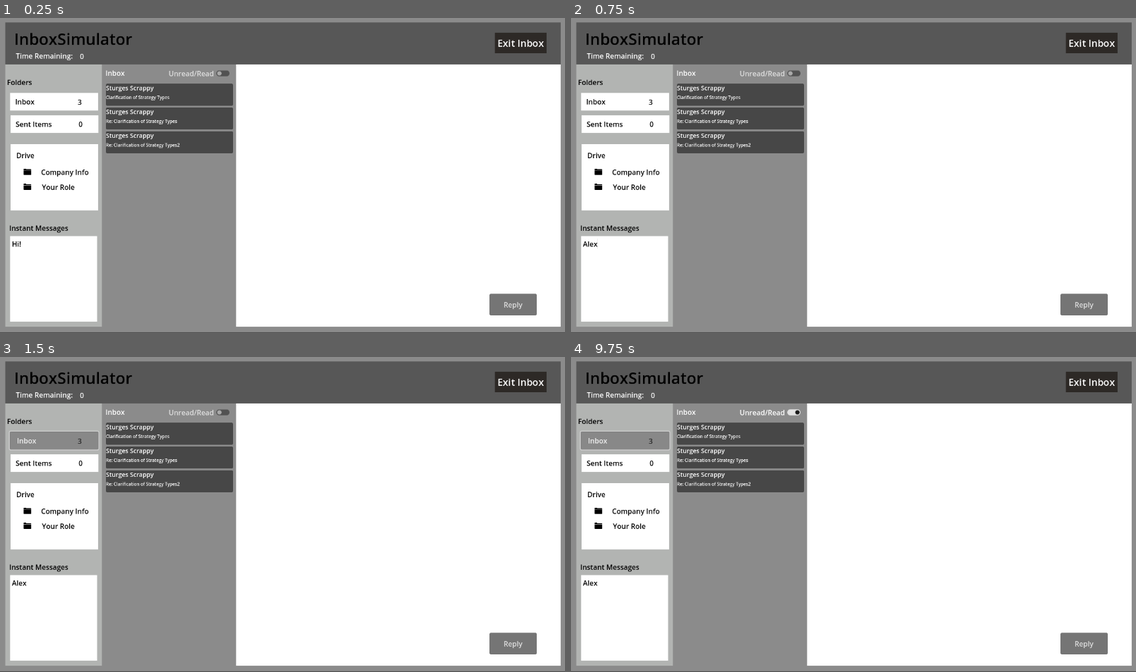
Above: before the commit, frames 1-4 (two rows, left to right).
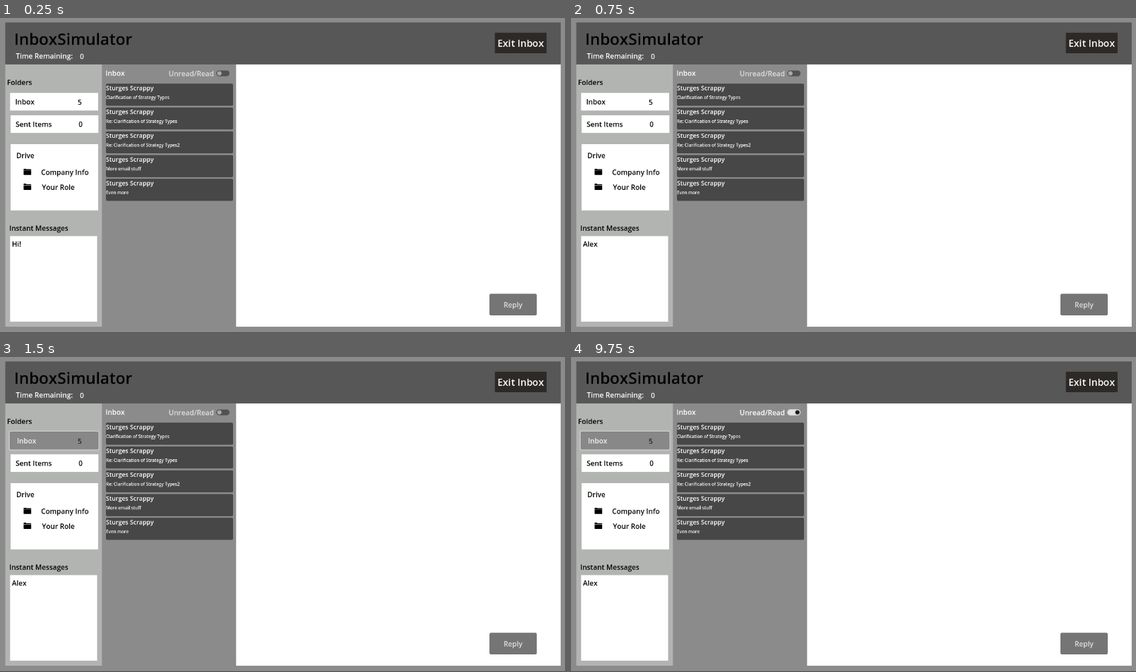
Above: after the commit, the same moments.

Repository: NMurphyGSU/InboxSimulator
Game: Godot game, scene res://inbox.tscn
Two runs of this game, one before a commit and one after it. Both use one fixed random seed, a clock stepped at 60 frames per second and the inputs below. This scene is started directly instead of the project's main scene.
Inputs (mouse positions are in pixels of both pictures, inside the frame that each line leads up to):
- Up to frame 1 (0.25 s): no input
- Up to frame 2 (0.75 s): click (621, 279) at 0.52 s; type "Alex" at 0.6 s
- Up to frame 3 (1.5 s): click "Inbox" at 1.25 s
- Up to frame 4 (9.75 s): click "Sent Items" at 2 s; click "Company Info" at 2.75 s; click "Your Role" at 3.5 s; click "Reply" at 4.25 s; click "Inbox" at 5 s; click "Unread/Read" at 5.75 s; click "Sent Items" at 6.5 s; click "Company Info" at 7.25 s; click "Your Role" at 8 s; click "Reply" at 8.75 s; click "Inbox" at 9.5 s

The runs differ from the first frame. In frame 1, 3.1% of the frame differs, in the area x 13-42%, y 25-59%; in frame 2, 3.1%; in frame 3, 3.1%; in frame 4, 3.1%.

Commit message:
Emails successfully move to sent and the counter changes. Finished for today. 19 hours for the week.

Diff:
--- a/inbox-simulator/InboxScene.gd
+++ b/inbox-simulator/InboxScene.gd
@@ -306,7 +306,7 @@
 	$Response.visible = false
 	$Answer.visible = false
 
-	current_email = email
+	#current_email = email
 	if current_email and not current_email.get("answered", false):
 		current_email["answered"] = true
 
@@ -332,23 +332,23 @@
 		var email_container = VBoxContainer.new()
 
 		var sender_label = Label.new() #Create a label for the vbox for the Sender
-		sender_label.text = get_sender_name(sid) #populate it ***I think this line is the issue?***
+		sender_label.text = get_sender_name(current_email["sender_id"]) #populate it ***I think this line is the issue?***
 		sender_label.add_theme_font_size_override("font_size", 14) #formatting
 		sender_label.add_theme_constant_override("margin_left", 50) #formatting This line isn't working **because it isn't a margin container. Will fix
 		email_container.add_child(sender_label) #adds the sender info the the email
 
 		var subject_label = Label.new() #creates a new label called subject_name
-		subject_label.text = subject #populates the text from the subject_label with the subject
+		subject_label.text = current_email["subject"] #populates the text from the subject_label with the subject
 		subject_label.add_theme_font_size_override("font_size", 10)#formatting
 		subject_label.add_theme_constant_override("margin_left", 50)#formatting Fix to margin container
 		email_container.add_child(subject_label) #adds the subject to the email
 
 		var panel = Panel.new()
 		panel.custom_minimum_size = Vector2(0, 50)
-		panel.connect("gui_input", Callable(self, "_on_email_click").bind(email))
+		panel.connect("gui_input", Callable(self, "_on_email_click").bind(current_email))
 		panel.add_child(email_container)
 		panel.mouse_filter = Control.MOUSE_FILTER_STOP
-		$Unread_Messages/Unread_Vbox.add_child(panel)
+		$Sent_Items/Sent_Vbox.add_child(panel)
 
 
 		#var email_container = VBoxContainer.new()
@@ -380,7 +380,7 @@
 				var container = child.get_child(0)
 				if container is VBoxContainer and container.get_child_count() > 1:
 					var subject_check = container.get_child(1)
-					if subject_check is Label and subject_check.text == email.subject:
+					if subject_check is Label and subject_check.text == current_email.subject:
 						child.queue_free()
 						break
 
--- a/inbox-simulator/sample-data/questions.json
+++ b/inbox-simulator/sample-data/questions.json
@@ -89,6 +89,64 @@
                     "criteria": "q2_correct=0"
                 }
             ]
+        },
+	{
+            "id": 4,
+            "sender_id": 1,
+            "subject": "More email stuff",
+            "question": "Good job identifying Business Strategy.\n\n I know it seems simple, but without good organization Strategic Management can become very complicated very quickly. I let the other leaders know that you are ready for their questions, but first I have a quick follow-up for you.\n\n Still on the topic of 'types' of Strategy. When you are considering the company's overall direction, general attitude toward growth, and the management of its entire portfolio of businesses and product lines, what 'type' of strategy are we considering?",
+            "randomize_answers": false,
+            "answers": [
+                {
+                    "text": "Operational Strategy",
+                    "criteria": "q2_correct=0"
+                },
+                {
+                    "text": "Business Strategy again",
+                    "criteria": "q2_correct=0"
+                },
+                {
+                    "text": "Corporate Strategy",
+                    "criteria": "q2_correct=1"
+                },
+                {
+                    "text": "Functional Strategy",
+                    "criteria": "q2_correct=0"
+                },
+                {
+                    "text": "Product Strategy",
+                    "criteria": "q2_correct=0"
+                }
+            ]
+        },
+{
+            "id": 2,
+            "sender_id": 1,
+            "subject": "Even more",
+            "question": "Good job identifying Business Strategy.\n\n I know it seems simple, but without good organization Strategic Management can become very complicated very quickly. I let the other leaders know that you are ready for their questions, but first I have a quick follow-up for you.\n\n Still on the topic of 'types' of Strategy. When you are considering the company's overall direction, general attitude toward growth, and the management of its entire portfolio of businesses and product lines, what 'type' of strategy are we considering?",
+            "randomize_answers": false,
+            "answers": [
+                {
+                    "text": "Operational Strategy",
+                    "criteria": "q2_correct=0"
+                },
+                {
+                    "text": "Business Strategy again",
+                    "criteria": "q2_correct=0"
+                },
+                {
+                    "text": "Corporate Strategy",
+                    "criteria": "q2_correct=1"
+                },
+                {
+                    "text": "Functional Strategy",
+                    "criteria": "q2_correct=0"
+                },
+                {
+                    "text": "Product Strategy",
+                    "criteria": "q2_correct=0"
+                }
+            ]
         }
     ]
 }
